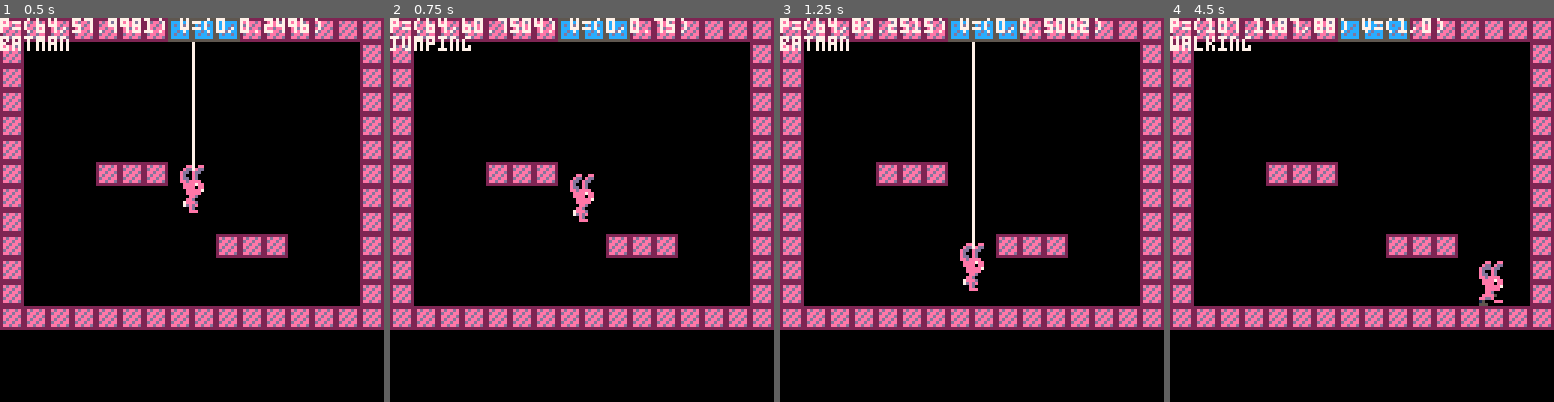
Above: before the commit, frames 1-4 (left to right).
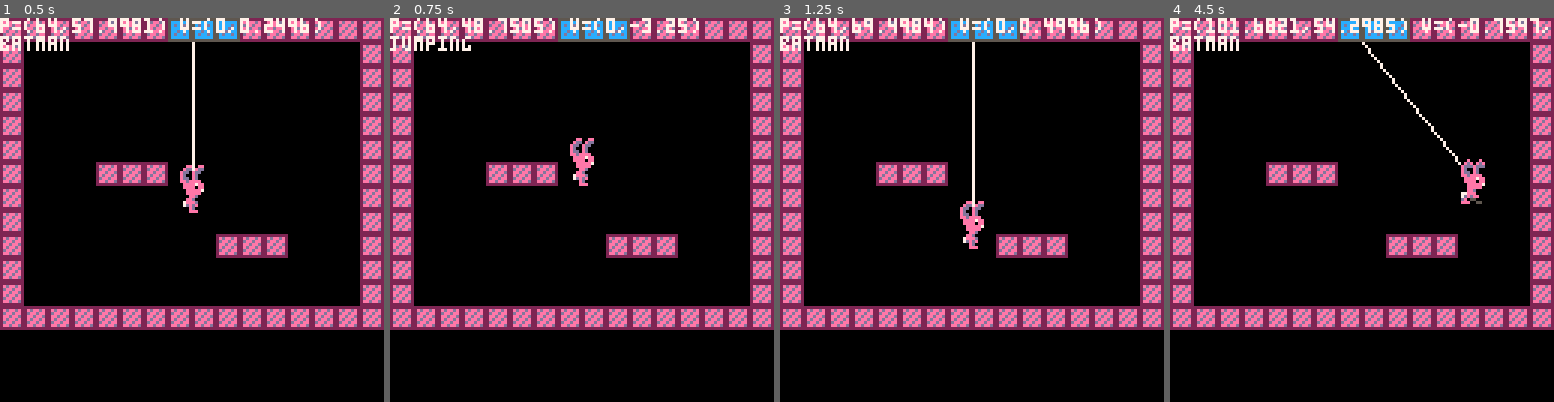
Above: after the commit, the same moments.

Repository: DeCarabas/pico_carts
Game: PICO-8 cartridge cb.p8
The game is run twice, just before and just after one commit, with the same random seed, the same clock (stepped at 60 frames per second) and the same inputs.
Inputs:
- Up to frame 1 (0.5 s): tap X (X key) at 0.33 s
- Up to frame 2 (0.75 s): tap O (Z key) at 0.7 s
- Up to frame 3 (1.25 s): tap X (X key) at 1.07 s
- Up to frame 4 (4.5 s): hold Right 1.6-2.1 s; tap O (Z key) every 0.4 s from 1.7 to 4.1 s; tap X (X key) at 1.85, 2.97, 4.08 s; hold Up 2.15-2.42 s; hold Right 2.47-3.03 s; hold Left 3.08-3.58 s; hold Down 3.63-3.97 s; hold Right from 4.02 s (still down)

Frame 1 is identical in both runs. In frame 2, 1.2% of the frame differs, in the area x 18-81%, y 0-54%; in frame 3, 1.2%; in frame 4, 2.4%, in the area x 0-99%, y 0-75%.

Commit message:
[cb] Better I think

Diff:
--- a/cb.p8
+++ b/cb.p8
@@ -56,7 +56,7 @@
 local c_jump_height=32    -- in pixels
 local c_min_jump_height=2 -- in pixels
 local c_time_to_apex=16   -- in frames, not seconds!
-local c_damping_walk=1
+local c_damping_walk=0.5
 local c_gravity=2 * c_jump_height / (c_time_to_apex * c_time_to_apex)
 local c_jump_velocity=sqrt(2*c_jump_height*c_gravity)
 local c_jump_term_velocity = -sqrt(c_jump_velocity^2 - 2 * c_gravity * (c_jump_height - c_min_jump_height))
@@ -205,17 +205,11 @@
     player_velocity.y = c_jump_term_velocity
   end
 
-  if jump_grace > 0 then
-    if player_state == "walking" then
-      player_state = "jumping"
-      player_velocity.y = -c_jump_velocity
-      jump_grace = 0
-    elseif player_state == "batman" then
-      -- jumping while batman means falling instead
-      player_state = "jumping"
-      player_batman_end = nil
-      jump_grace = 0
-    end
+  if jump_grace > 0 and player_state ~= "jumping" then
+    player_state = "jumping"
+    player_velocity.y = -c_jump_velocity
+    jump_grace = 0
+    player_batman_end = nil
   end
   jump_grace = max(jump_grace-1, 0)
 
